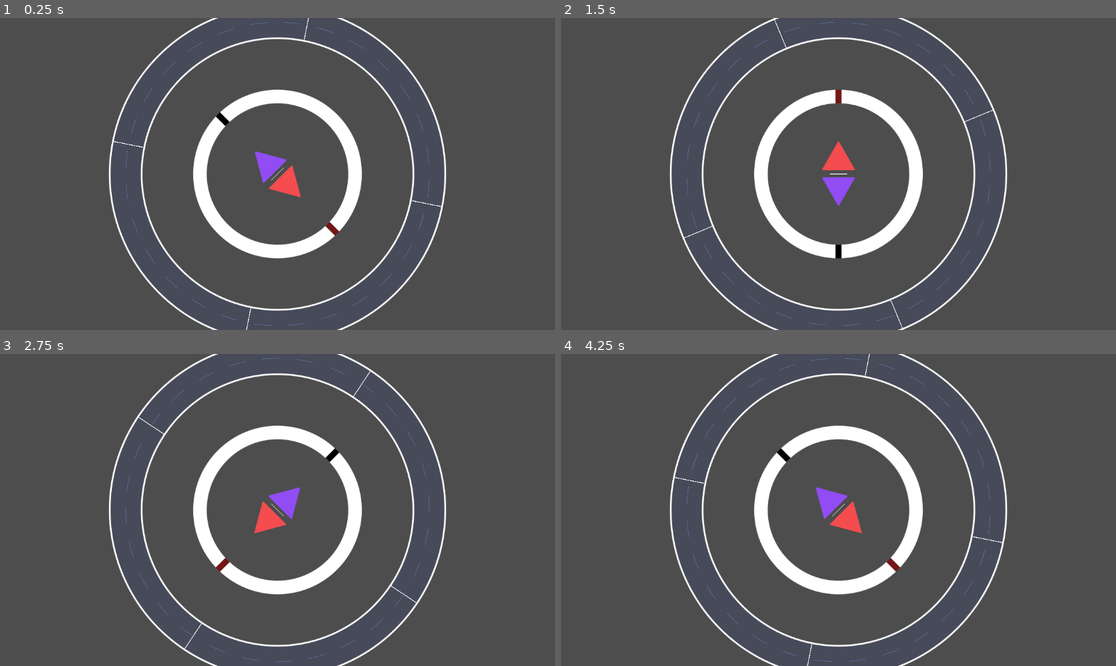
Above: before the commit, frames 1-4 (two rows, left to right).
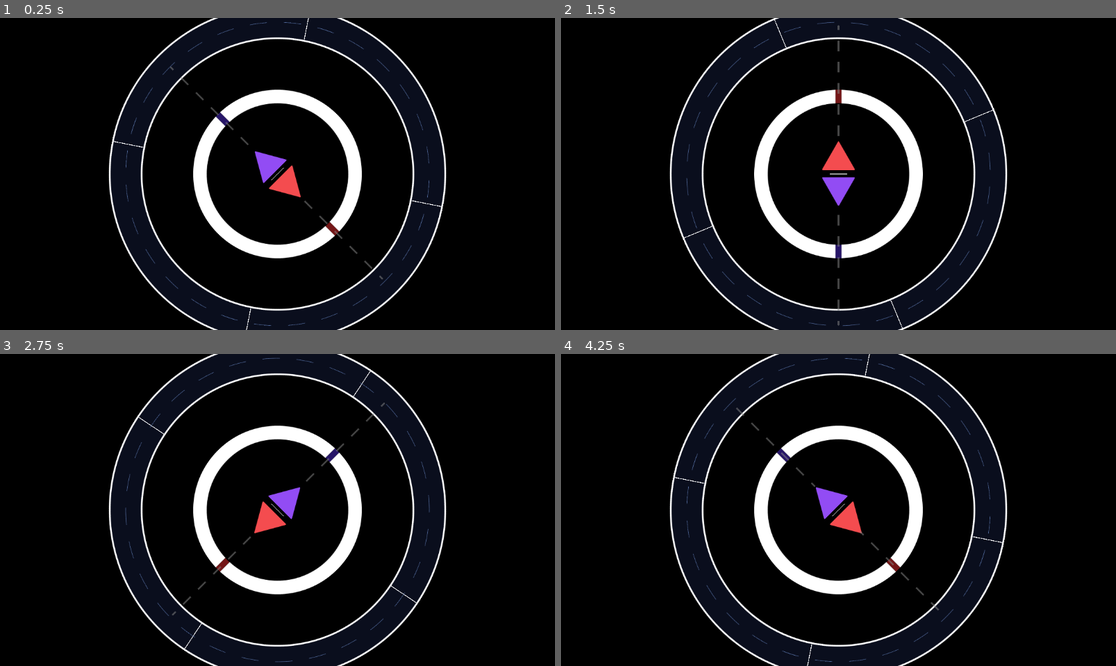
Above: after the commit, the same moments.

Repository: LovelyDream-Dev/Spin-Mania-Spinner-Component
Game: Godot game, scene res://Spinner Component/Scenes/Spinner/spinner.tscn
Same seed, same stepped clock (60 frames per second), same inputs: the game is played once before the commit and once after it.
Inputs:
- Up to frame 1 (0.25 s): no input
- Up to frame 2 (1.5 s): no input
- Up to frame 3 (2.75 s): no input
- Up to frame 4 (4.25 s): no input

The runs differ from the first frame. In frame 1, 94% of the frame differs, in the area x 0-100%, y 0-100%; in frame 2, 94%; in frame 3, 94%; in frame 4, 94%.

Commit message:
Added visual lazers.

Diff:
--- a/Spinner Component/Scenes/Lazer/dashedline.gdshader
+++ b/Spinner Component/Scenes/Lazer/dashedline.gdshader
@@ -1,21 +1,22 @@
 shader_type canvas_item;
 
-uniform float dashLength = 0.1;
-uniform float gapLength = 0.05;
-uniform vec4 lineColor : source_color = vec4(1.0);
+// Parameters for the sine wave
+uniform float frequency = 1.5;
+uniform float amplitude = 1000.0;
+uniform float speed = 10.0;
+uniform float direction: hint_range(-1.0, 1.0) = 1.0;
 
-void vertex() {
-	VERTEX.x += cos(TIME) * 20.0;
-}
+// Uniforms for colors
+uniform vec4 color1: source_color = vec4(1.0, 1.0, 1.0, 1.0);
+uniform vec4 color2: source_color = vec4(0.0, 0.0, 0.0, 1.0);
+uniform float opacity: hint_range(0.0, 1.0) = 1.0;
 
 void fragment() {
-	float pos = UV.x;
-	float pattern = dashLength + gapLength;
-	float localPos = mod(pos, pattern);
-
-	if (localPos < dashLength) {
-		COLOR = lineColor;
-	} else {
-		COLOR = vec4(0.0, 0.0, 0.0, 0.0);
-	}
+    vec2 uv = FRAGCOORD.xy;
+    float sine_wave = sin(UV.x * frequency + TIME * speed * direction) * amplitude;
+    uv.y += sine_wave;
+    float t = sin(UV.x * frequency + TIME * speed * direction);
+    vec4 final_color = t > 0.0 ? color1 : color2;
+    final_color *= vec4(1.0, 1.0, 1.0, opacity);
+    COLOR = final_color;
 }
--- a/Spinner Component/Scenes/Lazer/lazer.gd
+++ b/Spinner Component/Scenes/Lazer/lazer.gd
@@ -1,7 +1,9 @@
+@tool
 extends Node2D
 class_name Visual_Lazer
 
-@onready var dashes:ColorRect = $Dashes
+@onready var dashes:Line2D = $Dashes
+@onready var beam:Line2D = $Beam
 
 # --- Exported Colors ---
 @export_category("Colors")
@@ -10,14 +12,33 @@
 
 # --- Exported Values ---
 @export_category("Values")
-@export var dashLength:float = 10.0
-@export var gapLength:float = 10.0
-@export var dashWidth:float = 10.0
-@export var beamWidth:float = 10.0
+@export var dashFrequency:float = 0.5
+@export var dashSpeed:float = 10.0
+@export var dashWidth:float = 5.0
+@export_range(-1.0,1.0,0.001) var dashDirection:float = 1.0
+@export_range(-1.0,1.0,0.001) var dashOpacity:float = 1.0
+@export var beamLength:float = 500
+@export var beamWidth:float = 5.0
+
+func _ready() -> void:
+	set_process(true)
 
 func _process(_delta: float) -> void:
 	var dashesMaterial:ShaderMaterial = dashes.material
-	dashesMaterial.set_shader_parameter("dashLength", dashLength)
-	dashesMaterial.set_shader_parameter("gapLength", gapLength)
-	dashesMaterial.set_shader_parameter("lineColor", dashColor)
-	dashes.size.y = dashWidth
+	dashesMaterial.set_shader_parameter("frequency", dashFrequency)
+	dashesMaterial.set_shader_parameter("speed", dashSpeed)
+	dashesMaterial.set_shader_parameter("color1", dashColor)
+	dashesMaterial.set_shader_parameter("direction", dashDirection)
+	dashesMaterial.set_shader_parameter("opacity", dashOpacity)
+	dashes.width = dashWidth
+	dashes.queue_redraw()
+	beam.default_color = beamColor
+
+var beamtw:Tween
+func activate_beam(activate:bool):
+	if beamtw and beamtw.is_running(): beamtw.kill()
+	beamtw = create_tween().set_ease(Tween.EASE_IN).set_trans(Tween.TRANS_QUINT).parallel()
+	if activate:
+		beamtw.tween_property(beam, "width", beamWidth, 0.025)
+	else:
+		beamtw.tween_property(beam, "width", 0, 0.05)
--- a/Spinner Component/Scenes/Lazer/lazer.tscn
+++ b/Spinner Component/Scenes/Lazer/lazer.tscn
@@ -5,14 +5,32 @@
 
 [sub_resource type="ShaderMaterial" id="ShaderMaterial_6yxhv"]
 shader = ExtResource("2_a171c")
-shader_parameter/dashLength = 0.1
-shader_parameter/gapLength = 0.05
-shader_parameter/lineColor = Color(1, 1, 1, 1)
+shader_parameter/frequency = 0.5
+shader_parameter/amplitude = 1000.0
+shader_parameter/speed = 10.0
+shader_parameter/direction = 1.0
+shader_parameter/color1 = Color(0, 0, 0, 1)
+shader_parameter/color2 = Color(0, 0, 0, 0)
+shader_parameter/opacity = 1.0
 
 [node name="Lazer" type="Node2D"]
 script = ExtResource("1_rkak6")
+dashWidth = 10.0
+beamWidth = 10.0
 
-[node name="Dashes" type="ColorRect" parent="."]
+[node name="Dashes" type="Line2D" parent="."]
 material = SubResource("ShaderMaterial_6yxhv")
-offset_right = 500.0
-offset_bottom = 10.0
+points = PackedVector2Array(0, 0, 348, 0)
+texture_mode = 1
+joint_mode = 2
+begin_cap_mode = 2
+end_cap_mode = 2
+antialiased = true
+
+[node name="Beam" type="Line2D" parent="."]
+points = PackedVector2Array(0, 0, 348, 0)
+width = 0.0
+default_color = Color(0, 0, 0, 1)
+joint_mode = 2
+begin_cap_mode = 2
+end_cap_mode = 2
--- a/Spinner Component/Scenes/Spinner/spinner.gd
+++ b/Spinner Component/Scenes/Spinner/spinner.gd
@@ -13,6 +13,10 @@
 @onready var hitNodes:Node2D = $SubRoot/Anchor/HitNodes
 @onready var hitNodeLeft:Sprite2D = $SubRoot/Anchor/HitNodes/HitNodeLeft
 @onready var hitNodeRight:Sprite2D = $SubRoot/Anchor/HitNodes/HitNodeRight
+
+# --- LAZERS ---
+@onready var lazerLeft:Visual_Lazer = $SubRoot/Anchor/Lazers/LazerLeft
+@onready var lazerRight:Visual_Lazer = $SubRoot/Anchor/Lazers/LazerRight
 
 # --- HITRING ---
 @onready var outerRing:Node2D = $SubRoot/OuterRing
@@ -49,6 +53,7 @@
 func _input(_event: InputEvent) -> void:
 	hit_node_animations()
 	body_animations()
+	animate_lazers()
 
 func _process(delta: float) -> void:
 	rotate_spinner(delta)
@@ -69,6 +74,15 @@
 	outerRing.rotation += (rotationRadiansPerBeat/4)  * (delta / secondsPerBeat)
 	hitRing.rotation += (rotationRadiansPerBeat/8)  * (delta / secondsPerBeat)
 
+func animate_lazers():
+	if Input.is_action_pressed(KEY1_INPUT_NAME):
+		lazerLeft.activate_beam(true)
+	if Input.is_action_just_released(KEY1_INPUT_NAME):
+		lazerLeft.activate_beam(false)
+	if Input.is_action_pressed(KEY2_INPUT_NAME):
+		lazerRight.activate_beam(true)
+	if Input.is_action_just_released(KEY2_INPUT_NAME):
+		lazerRight.activate_beam(false)
 
 # Init tween variables for hit node animations
 var twLeftNode:Tween
--- a/Spinner Component/Scenes/Spinner/spinner.tscn
+++ b/Spinner Component/Scenes/Spinner/spinner.tscn
@@ -11,6 +11,8 @@
 [ext_resource type="Texture2D" uid="uid://ctbkhxnr48m0x" path="res://Spinner Component/Default Images/Detail-Line.png" id="8_cg6s7"]
 [ext_resource type="Texture2D" uid="uid://b2erbxo8ogs38" path="res://Spinner Component/Default Images/Hit-Ring.png" id="8_jckkb"]
 [ext_resource type="Texture2D" uid="uid://bkl50tp08xlaw" path="res://Spinner Component/Default Images/Node-Divider.png" id="11_lxa6x"]
+[ext_resource type="PackedScene" uid="uid://d0tpd5yx7pcyj" path="res://Spinner Component/Scenes/Lazer/lazer.tscn" id="12_c56w7"]
+[ext_resource type="Shader" uid="uid://ckqoyjc8vvbsn" path="res://Spinner Component/Scenes/Lazer/dashedline.gdshader" id="13_2pbpi"]
 
 [sub_resource type="Shader" id="Shader_lxa6x"]
 code = "shader_type canvas_item;
@@ -25,7 +27,7 @@
 
 [sub_resource type="ShaderMaterial" id="ShaderMaterial_2pbpi"]
 shader = SubResource("Shader_lxa6x")
-shader_parameter/brightness = 0.0
+shader_parameter/brightness = 1.0
 
 [sub_resource type="Shader" id="Shader_c56w7"]
 code = "shader_type canvas_item;
@@ -42,10 +44,27 @@
 shader = SubResource("Shader_c56w7")
 shader_parameter/brightness = 1.0
 
+[sub_resource type="ShaderMaterial" id="ShaderMaterial_b00cp"]
+shader = ExtResource("13_2pbpi")
+shader_parameter/frequency = 0.5
+shader_parameter/amplitude = 1000.0
+shader_parameter/speed = 10.0
+shader_parameter/direction = -1.0
+shader_parameter/color1 = Color(0.52906674, 0.5290667, 0.5290667, 1)
+shader_parameter/color2 = Color(0, 0, 0, 0)
+shader_parameter/opacity = 0.5
+
 [node name="Spinner" type="Node2D"]
 script = ExtResource("1_wlxnq")
 KEY1_INPUT_NAME = "KEY1"
 KEY2_INPUT_NAME = "KEY2"
+
+[node name="ColorRect" type="ColorRect" parent="."]
+offset_left = -1108.0
+offset_top = -573.0
+offset_right = 1126.0
+offset_bottom = 730.0
+color = Color(0, 0, 0, 1)
 
 [node name="SubRoot" type="Node2D" parent="."]
 scale = Vector2(0.7, 0.7)
@@ -112,4 +131,40 @@
 [node name="NodeDivider" type="Sprite2D" parent="SubRoot/Anchor/HitNodes"]
 texture = ExtResource("11_lxa6x")
 
+[node name="Lazers" type="Node2D" parent="SubRoot/Anchor"]
+
+[node name="LazerLeft" parent="SubRoot/Anchor/Lazers" instance=ExtResource("12_c56w7")]
+position = Vector2(-100, 0)
+rotation = 3.1415927
+dashColor = Color(0.52906674, 0.5290667, 0.5290667, 1)
+beamColor = Color(0.40392157, 0.52156866, 0.75686276, 1)
+dashWidth = 5.0
+dashDirection = -1.0
+dashOpacity = 0.5
+
+[node name="Dashes" parent="SubRoot/Anchor/Lazers/LazerLeft" index="0"]
+material = SubResource("ShaderMaterial_b00cp")
+width = 5.0
+
+[node name="Beam" parent="SubRoot/Anchor/Lazers/LazerLeft" index="1"]
+default_color = Color(0.40392157, 0.52156866, 0.75686276, 1)
+
+[node name="LazerRight" parent="SubRoot/Anchor/Lazers" instance=ExtResource("12_c56w7")]
+position = Vector2(100, 0)
+dashColor = Color(0.5294118, 0.5294118, 0.5294118, 1)
+beamColor = Color(0.90588236, 0.27058825, 0.41960785, 1)
+dashWidth = 5.0
+dashDirection = -1.0
+dashOpacity = 0.5
+
+[node name="Dashes" parent="SubRoot/Anchor/Lazers/LazerRight" index="0"]
+position = Vector2(-8.571428, 0)
+width = 5.0
+
+[node name="Beam" parent="SubRoot/Anchor/Lazers/LazerRight" index="1"]
+default_color = Color(0.90588236, 0.27058825, 0.41960785, 1)
+
 [node name="Camera2D" type="Camera2D" parent="."]
+
+[editable path="SubRoot/Anchor/Lazers/LazerLeft"]
+[editable path="SubRoot/Anchor/Lazers/LazerRight"]
Not shown: 1 places in Spinner Component/Scenes/Spinner/spinner.tscn that only renumber resources
